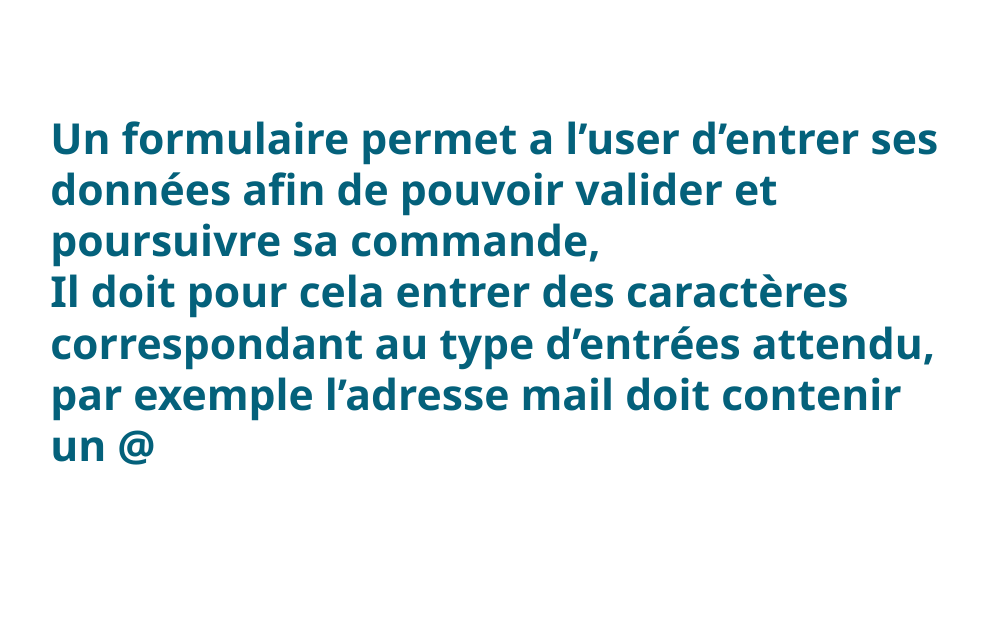
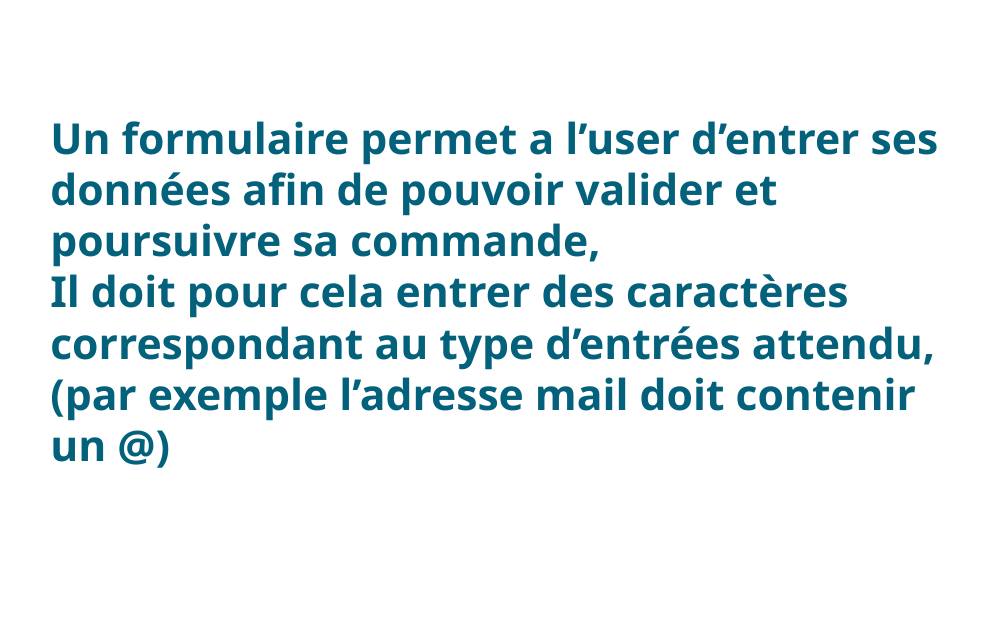
Before and after one commit to Rengodz/MezianeAnis_5_111020, a slide deck: slide 5 of PPT P5 Kanap.odp. Drawn at 1008x635 pixels with LibreOffice and Linux fonts; fonts in the diff are those of the drawing; background and template pictures are left out. Boxes give left, top, right and bottom in pixels: in the first picture for what was removed or moved away, otherwise in the second. Text is boxed around its words. In the diff, an @@ line names an element or a change of style, - is before the commit and + after.

```diff
--- a/PPT P5 Kanap.odp
+++ b/PPT P5 Kanap.odp
@@ subtitle at box(50, 274, 935, 462): text changed @@
-Il doit pour cela entrer des caractères correspondant au type d’entrées attendu, par exemple l’adresse mail doit contenir un @
+Il doit pour cela entrer des caractères correspondant au type d’entrées attendu, (par exemple l’adresse mail doit contenir un @)
```
Also in this commit, not shown: 3 other slides changed, 1 slide added, 4 other files.
